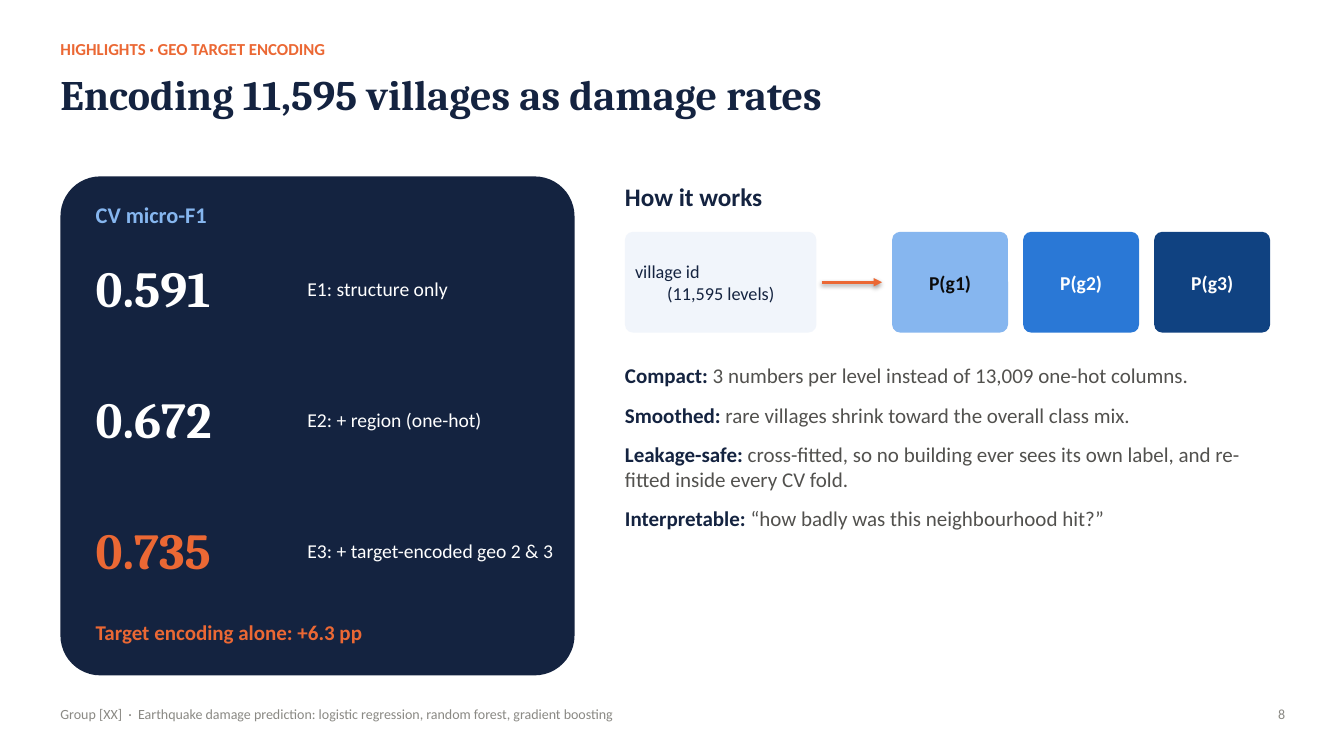
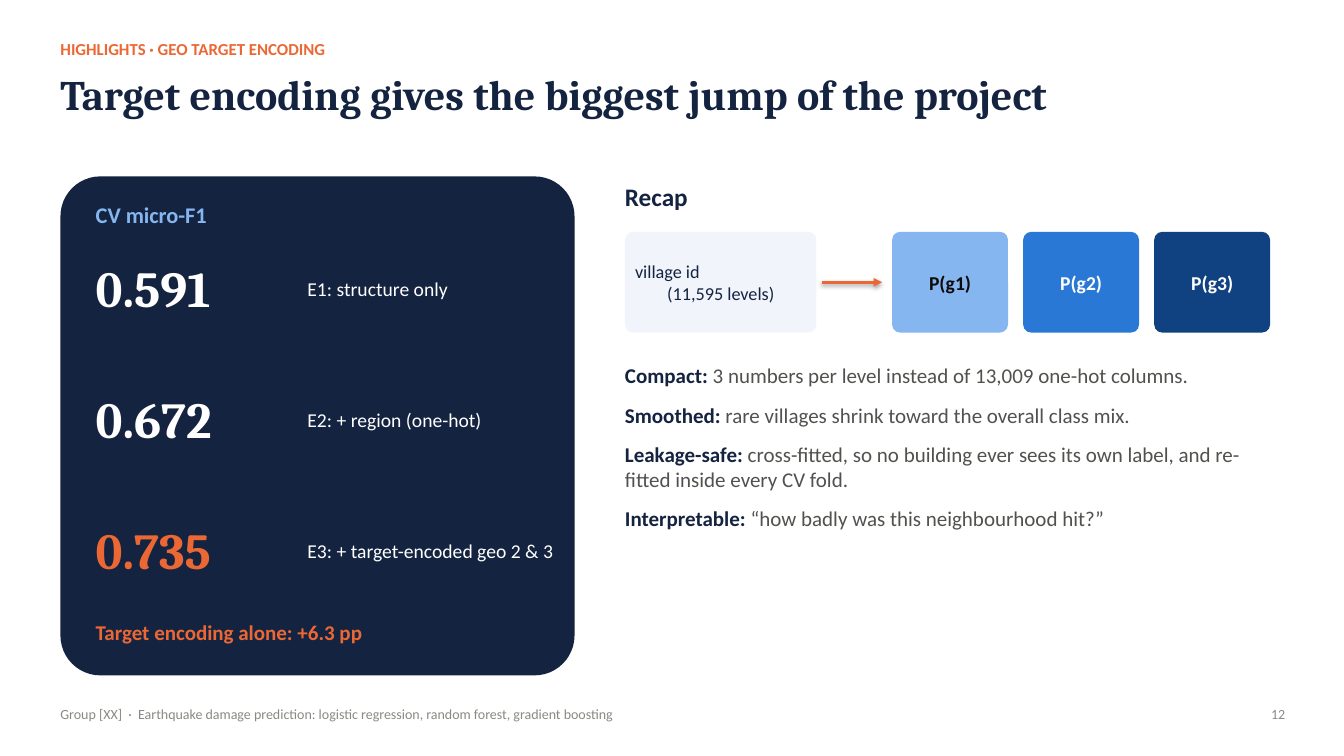
Before and after one commit to watersalamander/MH6810-Python-Project, a slide deck: slide 12 of slides/presentation.pptx (slide 8 before the commit). Drawn at 1344x756 pixels with LibreOffice and Linux fonts; fonts in the diff are those of the drawing. Boxes give left, top, right and bottom in pixels: in the first picture for what was removed or moved away, otherwise in the second. Text is boxed around its words. In the diff, an @@ line names an element or a change of style, - is before the commit and + after.

```diff
--- a/slides/presentation.pptx
+++ b/slides/presentation.pptx
@@ text at <box>60,80,1047,120</box>: text changed @@
-Encoding 11,595 villages as damage rates
+Target encoding gives the biggest jump of the project
@@ text at <box>625,189,688,210</box>: text changed @@
-How it works
+Recap
@@ text at <box>1271,710,1285,719</box>: text changed @@
-8
+12
```
Also in this commit, not shown: 10 other slides changed, 4 slides added, 3 other files.
